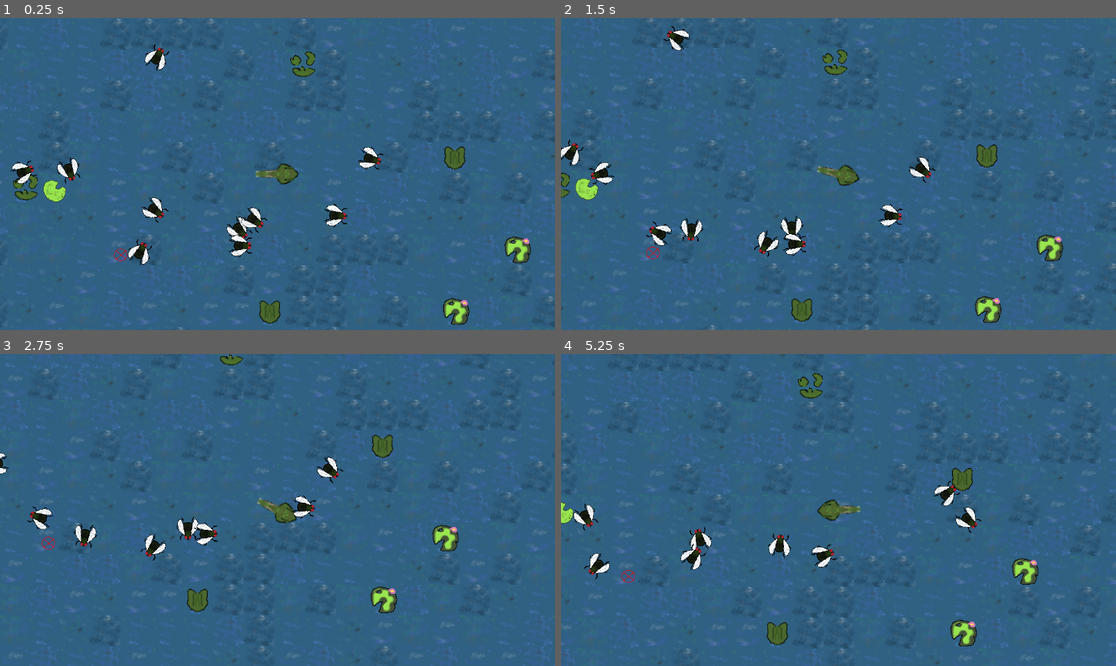
Above: before the commit, frames 1-4 (two rows, left to right).
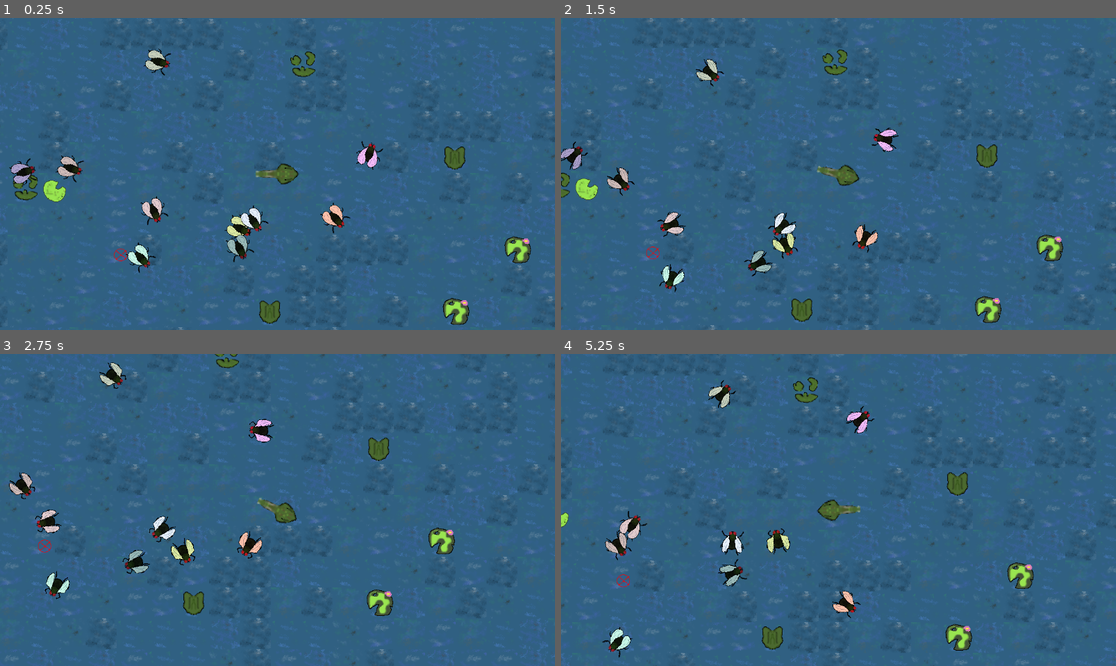
Above: after the commit, the same moments.

Repository: ibricchi/kikkerkoken
Game: Godot game, scene res://swamp.tscn
Two runs of this game, one before a commit and one after it. Both use one fixed random seed, a clock stepped at 60 frames per second and the inputs below.
Inputs:
- Up to frame 1 (0.25 s): no input
- Up to frame 2 (1.5 s): hold D (right) 0.53-1.28 s; hold S (down) from 1.28 s (still down)
- Up to frame 3 (2.75 s): release S (down) at 2.03 s; hold D (right) from 2.03 s (still down)
- Up to frame 4 (5.25 s): release D (right) at 2.78 s; hold W (up) 2.78-3.53 s; hold A (left) 3.53-5.03 s; hold S (down) from 5.03 s (still down)

The runs differ from the first frame. In frame 1, 2.1% of the frame differs, in the area x 1-70%, y 8-82%; in frame 2, 3.4%; in frame 3, 7.9%; in frame 4, 8.7%, in the area x 0-100%, y 0-100%.

Commit message:
fly animation

Diff:
--- a/scenes/fly.tscn
+++ b/scenes/fly.tscn
@@ -1,7 +1,49 @@
-[gd_scene load_steps=4 format=3 uid="uid://wem4xw7dtsjt"]
+[gd_scene load_steps=9 format=3 uid="uid://wem4xw7dtsjt"]
 
 [ext_resource type="Script" path="res://scripts/fly.gd" id="1_2d2wq"]
-[ext_resource type="Texture2D" uid="uid://bcm7i31o2cuii" path="res://assets/flytop.png" id="1_viyhk"]
+[ext_resource type="Texture2D" uid="uid://bjj3r7pfs4b0" path="res://assets/flytop_anim.png" id="2_y0bpn"]
+
+[sub_resource type="AtlasTexture" id="AtlasTexture_vias2"]
+atlas = ExtResource("2_y0bpn")
+region = Rect2(0, 0, 64, 64)
+
+[sub_resource type="AtlasTexture" id="AtlasTexture_dt7fu"]
+atlas = ExtResource("2_y0bpn")
+region = Rect2(64, 0, 64, 64)
+
+[sub_resource type="AtlasTexture" id="AtlasTexture_vxlqm"]
+atlas = ExtResource("2_y0bpn")
+region = Rect2(128, 0, 64, 64)
+
+[sub_resource type="AtlasTexture" id="AtlasTexture_2p35p"]
+atlas = ExtResource("2_y0bpn")
+region = Rect2(192, 0, 64, 64)
+
+[sub_resource type="SpriteFrames" id="SpriteFrames_vqb8y"]
+animations = [{
+"frames": [{
+"duration": 1.0,
+"texture": SubResource("AtlasTexture_vias2")
+}, {
+"duration": 1.5,
+"texture": SubResource("AtlasTexture_dt7fu")
+}, {
+"duration": 1.0,
+"texture": SubResource("AtlasTexture_vxlqm")
+}, {
+"duration": 1.0,
+"texture": SubResource("AtlasTexture_2p35p")
+}, {
+"duration": 1.0,
+"texture": SubResource("AtlasTexture_vxlqm")
+}, {
+"duration": 1.5,
+"texture": SubResource("AtlasTexture_dt7fu")
+}],
+"loop": true,
+"name": &"fly",
+"speed": 10.0
+}]
 
 [sub_resource type="CapsuleShape2D" id="CapsuleShape2D_qwnmi"]
 radius = 11.0
@@ -11,10 +53,12 @@
 gravity_scale = 0.0
 script = ExtResource("1_2d2wq")
 
-[node name="Flytop" type="Sprite2D" parent="."]
-position = Vector2(-1.43051e-06, -1.43051e-06)
-scale = Vector2(0.75, 0.75)
-texture = ExtResource("1_viyhk")
+[node name="AnimatedSprite2D" type="AnimatedSprite2D" parent="."]
+scale = Vector2(0.8, 0.8)
+sprite_frames = SubResource("SpriteFrames_vqb8y")
+animation = &"fly"
+frame = 1
+frame_progress = 0.195183
 
 [node name="CollisionShape2D" type="CollisionShape2D" parent="."]
 position = Vector2(3, 0)
--- a/scripts/fly.gd
+++ b/scripts/fly.gd
@@ -5,10 +5,14 @@
 var rotation_speed : float = 2
 var cruise_velocity : float = 40
 
+@onready var _animated_sprite = $AnimatedSprite2D
+
 # Called when the node enters the scene tree for the first time.
 func _ready() -> void:
+	self.modulate = Color( 1 - 0.4 *randf(),1 - 0.4 *randf(),1 - 0.4 *randf() )
 	wander_orientation =  randf() * (2 * PI)
 	linear_damp = 0.5
+	_animated_sprite.play("fly")
 
 
 # Called every frame. 'delta' is the elapsed time since the previous frame.
@@ -19,6 +23,7 @@
 		wander_time = 5.0 * randf() + 1.5
 		wander_orientation =  randf() * (2 * PI)
 		cruise_velocity = 20 + randf()*40
+		_animated_sprite.speed_scale = cruise_velocity / 40
 
 	self.move_and_collide(
 		delta*cruise_velocity * tanh(wander_time)
Binary file added: assets/flytop_anim.png
Not shown, added: assets/flytop_anim.png.import
